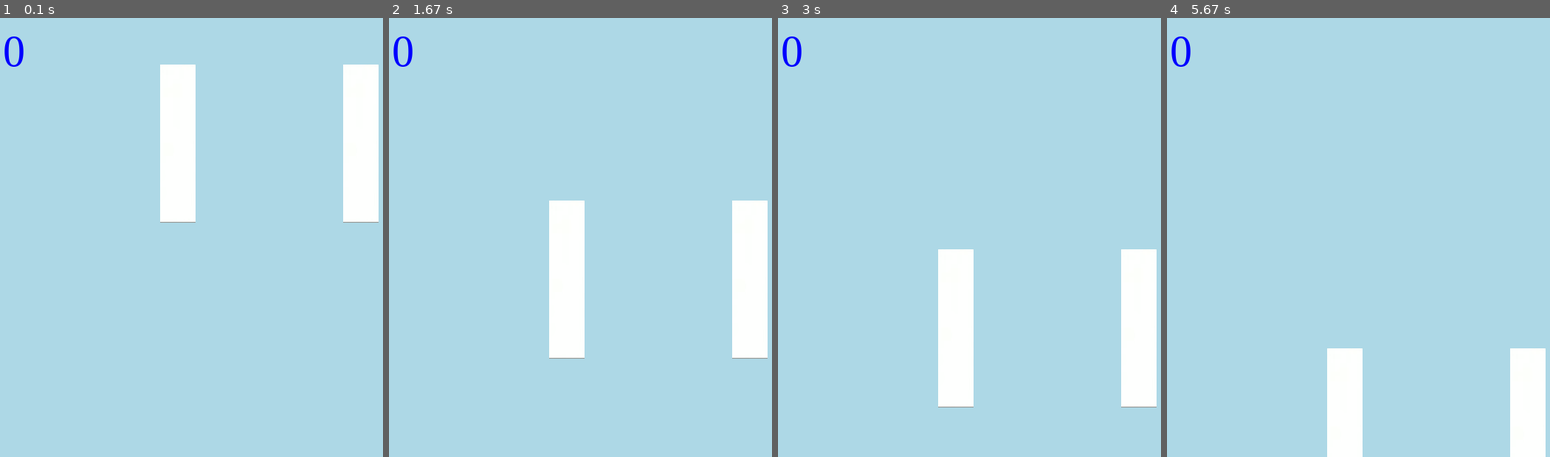
Above: before the commit, frames 1-4 (left to right).
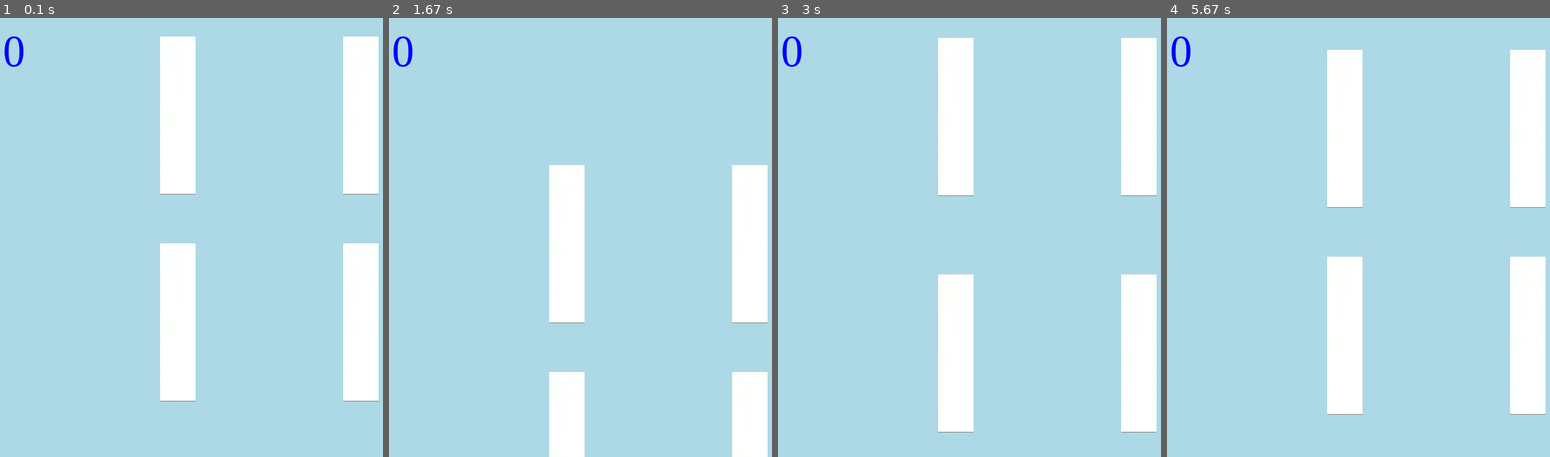
Above: after the commit, the same moments.

Repository: makuchaku/formula-one-racing-pygame
Game: pygame game, started from code/main.py
The game is run twice, just before and just after one commit, with the same random seed, the same clock (stepped at 60 frames per second) and the same inputs.
Inputs:
- Up to frame 1 (0.1 s): no input
- Up to frame 2 (1.67 s): no input
- Up to frame 3 (3 s): no input
- Up to frame 4 (5.67 s): no input

The runs differ from the first frame. In frame 1, 9.1% of the frame differs, in the area x 41-99%, y 4-88%; in frame 2, 6.6%; in frame 3, 8.8%; in frame 4, 12%, in the area x 41-99%, y 7-100%.

Commit message:
updated divider

Diff:
--- a/code/game.py
+++ b/code/game.py
@@ -6,7 +6,7 @@
 import time
 
 
-width_or_height = 500
+# width_or_height = 500
 screen_width = 800
 screen_height = 600
 pygame.font.init()
@@ -49,21 +49,25 @@
             # rocket.load()
             # rockets.append(rocket)
 
-        for i in range(2):
-            divider = Divider(self, 400, 20, 64, i)
+        for i in range(3):
+            divider1 = Divider(self, 400, 20, 64, i)
+            divider2 = Divider(self, 400, 20, 64, i)
+            divider3 = Divider(self, 400, 20, 64, i)
+
             if i == 0:
-                divider.draw_divider(1 * 248, 20)
+                divider1.draw_divider(1 * 248, 20)
+                divider2.draw_divider(1 * 248, 300)
+                divider3.draw_divider(1 * 248, 600)
             else:
-                divider.draw_divider(2 * 248, 20)
-
-            # elif divider.name == 2:
-            #     divider.draw_divider(i * 50, i * 4)
+                divider1.draw_divider(2 * 248, 20)
+                divider2.draw_divider(2 * 248, 300)
+                divider3.draw_divider(2 * 248, 600)
 
 
-            dividers.append(divider)
+            dividers.append(divider1)
+            dividers.append(divider2)
+            dividers.append(divider3)
             print(len(dividers))
-
-
 
 
     # Each iteration is a frame
@@ -121,11 +125,11 @@
                                     # pygame.mixer.music.play(loops=1)
                                     self.play_sound('../assets/explosion.wav')
 
+
             for divider in dividers:
-
-                if divider.sprite_y == 600:
+                if divider.sprite_y == screen_height:
                     divider.sprite_y = 0
-                    print('resetting to 0')
+                    print('resetting', divider.name, 'to 0')
 
 
 
